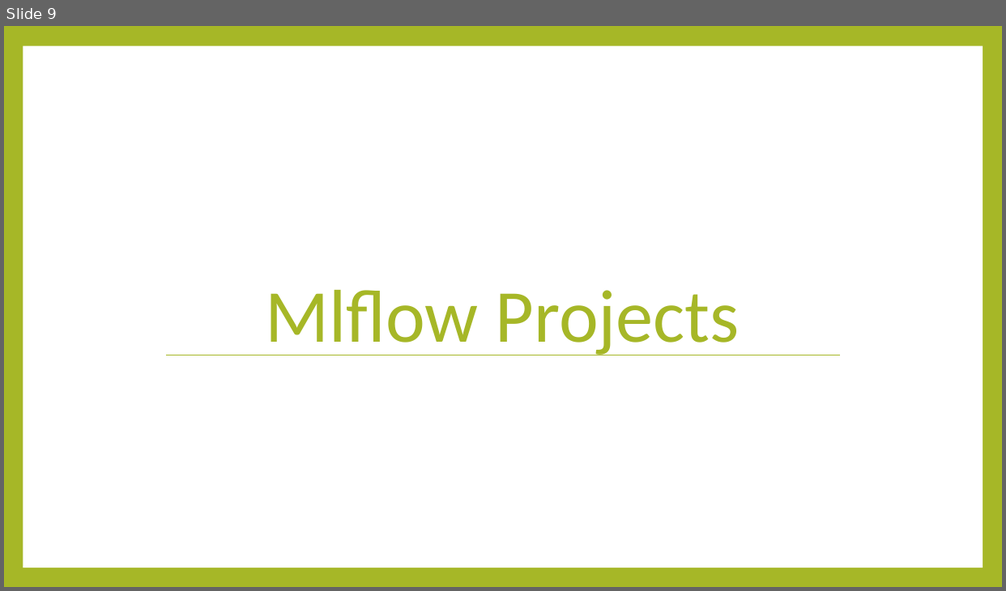
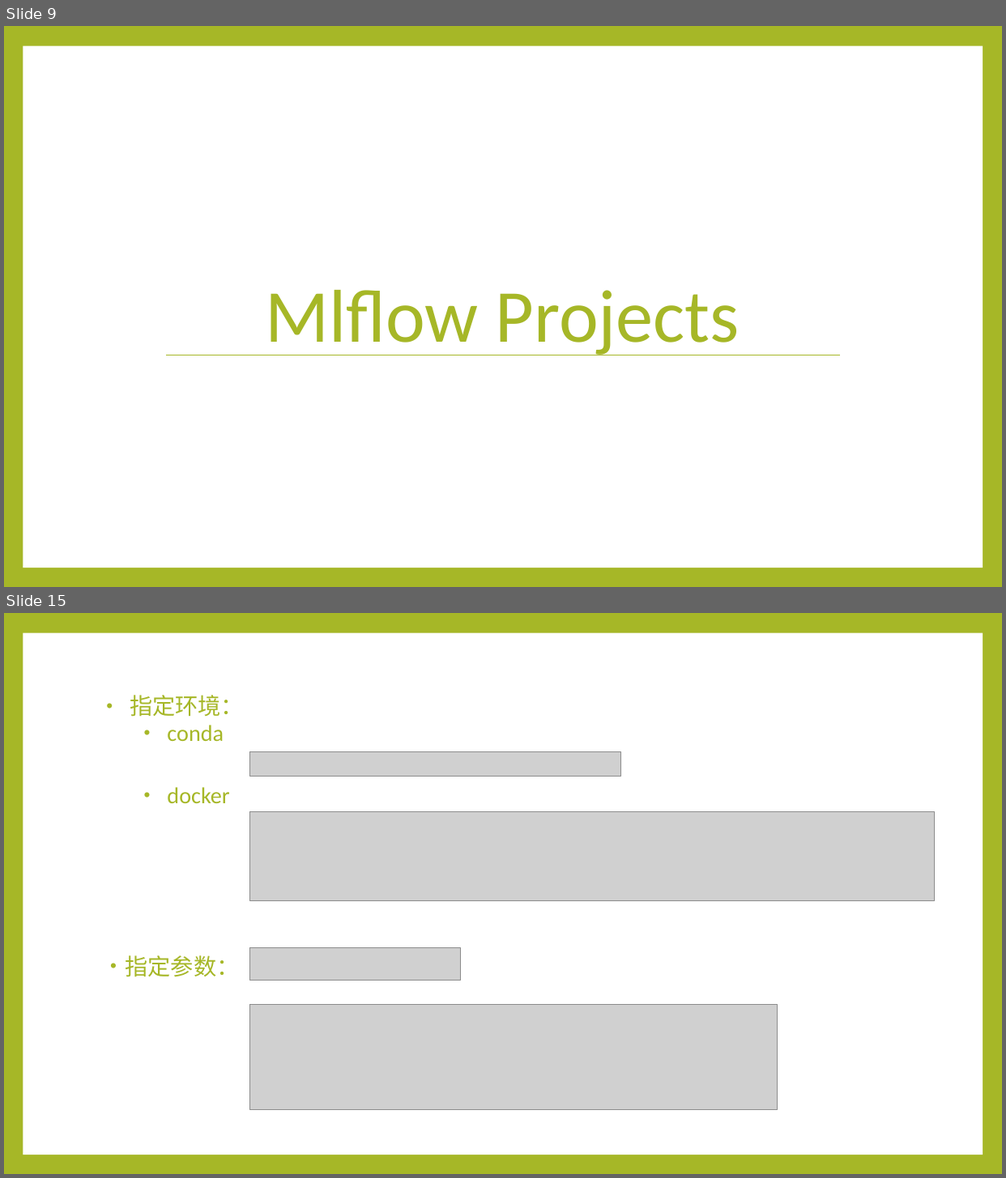
Before and after one commit to Alan-buaa/book, a slide deck: mlflow/MLflowpptx.pptx. Shown one above the other, each under a label of ours: slide 9 before the commit, slides 9 and 15 after it; the slides between them are not shown. The pictures are 1006x591 and 1006x1178 pixels, drawn with LibreOffice and Linux fonts; fonts in the diff are those of the drawing; grey boxes stand for pictures. Boxes give left, top, right and bottom in pixels: in the first picture for what was removed or moved away, otherwise in the second. Text is boxed around its words. In the diff, an @@ line names an element or a change of style, - is before the commit and + after.

```diff
--- a/mlflow/MLflowpptx.pptx
+++ b/mlflow/MLflowpptx.pptx
@@ slide 15 added at <box>4,613,1002,1174</box>, background #A6B727; not listed: 1 template element that a slide beside it also shows @@
@@ text added at <box>126,695,244,977</box>, 22 pt, text #A6B727 @@
+• 指定环境：
+  • conda
+  • docker
+• 指定参数：
@@ picture added at <box>250,752,621,776</box> @@
@@ picture added at <box>250,811,935,901</box> @@
@@ picture added at <box>250,948,461,980</box> @@
@@ picture added at <box>250,1004,778,1111</box> @@
```
Also in this commit, not shown: 2 slides changed, 7 other slides added.
